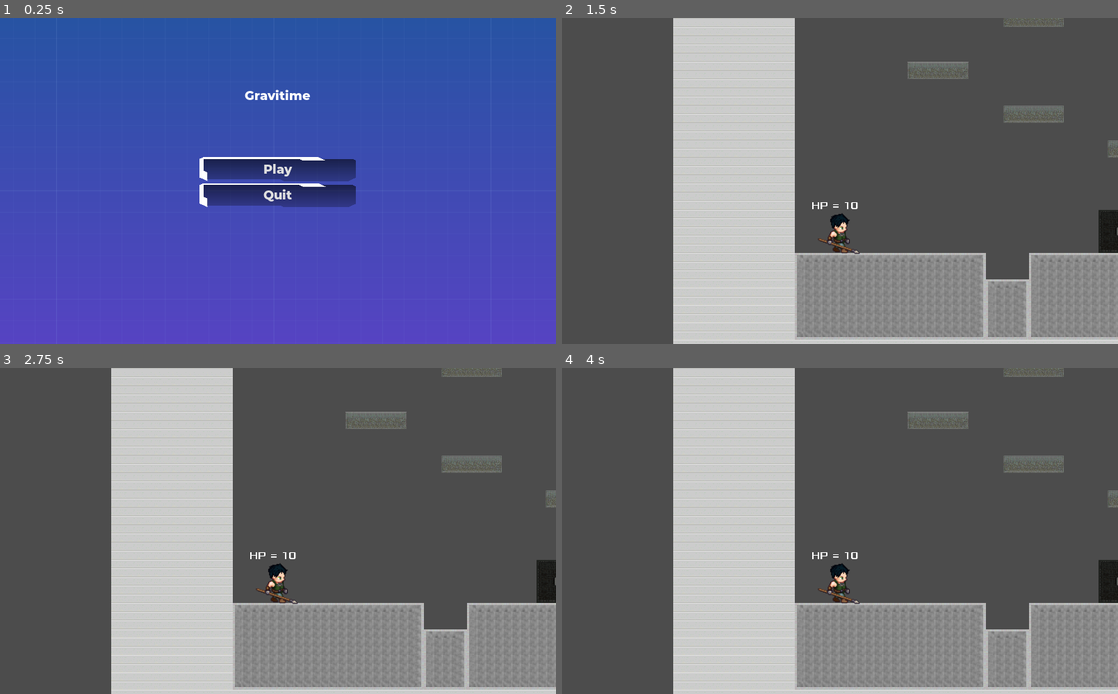
Above: before the commit, frames 1-4 (two rows, left to right).
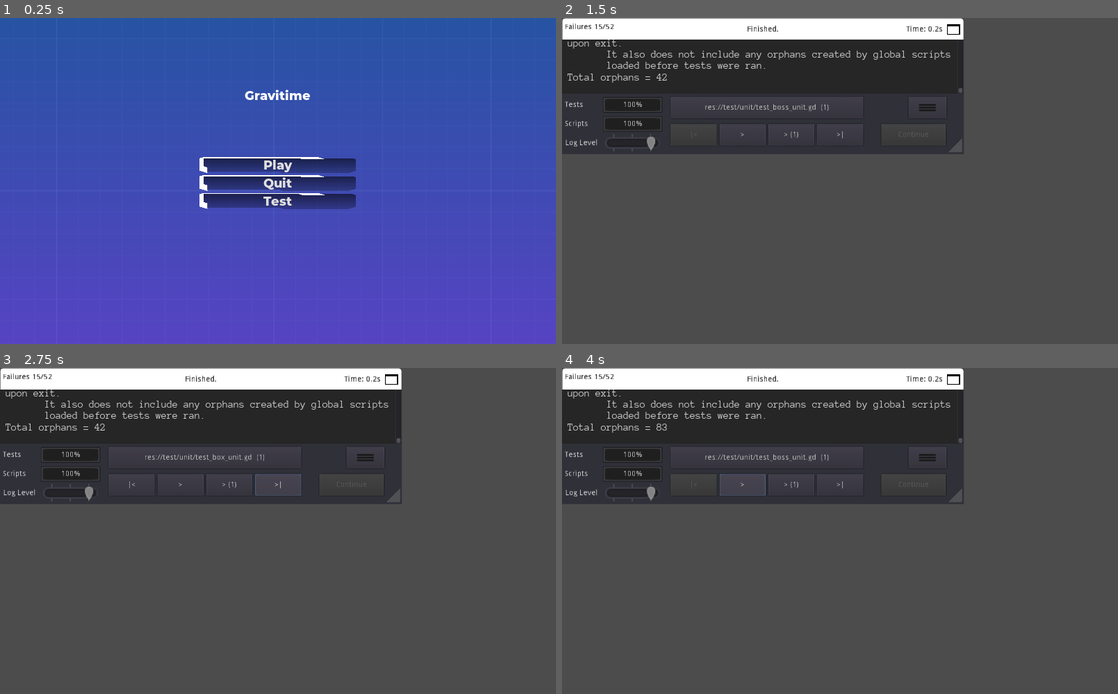
Above: after the commit, the same moments.

Repository: BiscuitPrime/Gravitime
Game: Godot game, scene res://Source/Levels/Scene/MainScreen.tscn
The game is run twice, just before and just after one commit, with the same random seed, the same clock (stepped at 60 frames per second) and the same inputs.
Inputs (mouse positions are in pixels of both pictures, inside the frame that each line leads up to):
- Up to frame 1 (0.25 s): no input
- Up to frame 2 (1.5 s): click "Play" (after the commit: "Test") at 0.5 s; click (984, 27) at 1.27 s
- Up to frame 3 (2.75 s): click (278, 485) at 2 s, where only the run after the commit has a clickable ">|"
- Up to frame 4 (4 s): click (695, 485) at 2.75 s, where only the run after the commit has a clickable "|<"; click (739, 485) at 3.5 s, where only the run after the commit has a clickable ">"

The runs differ from the first frame. In frame 1, 2.5% of the frame differs, in the area x 35-64%, y 42-59%; in frame 2, 57%, in the area x 0-100%, y 0-100%; in frame 3, 57%; in frame 4, 57%.

Commit message:
Ajout du bouton Test sur MainScreen

Diff:
--- a/Source/Levels/Scene/MainScreen.tscn
+++ b/Source/Levels/Scene/MainScreen.tscn
@@ -42,8 +42,15 @@
 }
 
 [node name="PlayButton" parent="Menu" instance=ExtResource( 3 )]
+margin_bottom = 31.0
 next_scene_path = "res://Source/Levels/Scene/Level1.tscn"
 
 [node name="QuitButton" parent="Menu" instance=ExtResource( 1 )]
-margin_top = 48.0
-margin_bottom = 92.0
+margin_top = 35.0
+margin_bottom = 66.0
+
+[node name="TestButton" parent="Menu" instance=ExtResource( 3 )]
+margin_top = 70.0
+margin_bottom = 101.0
+text = "Test"
+next_scene_path = "res://test/tests.tscn"
--- a/test/tests.tscn
+++ b/test/tests.tscn
@@ -11,6 +11,7 @@
 "_edit_use_anchors_": false
 }
 _run_on_load = true
+_should_maximize = true
 _log_level = 2
 _directory1 = "res://test/unit"
 _directory2 = "res://test/integration"
